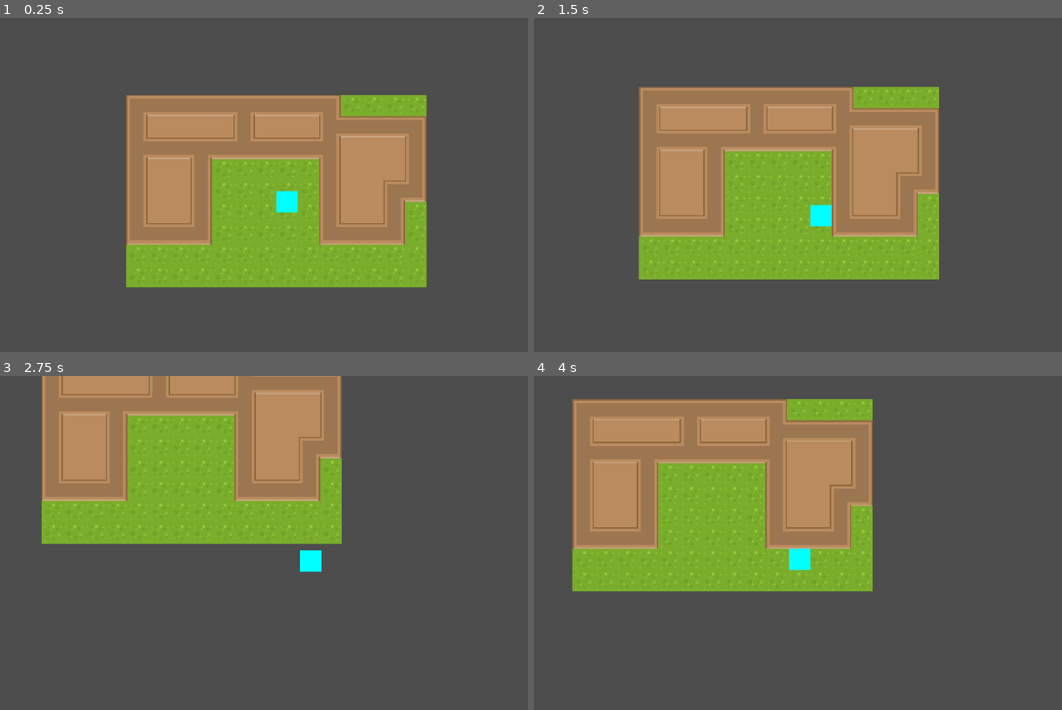
Above: before the commit, frames 1-4 (two rows, left to right).
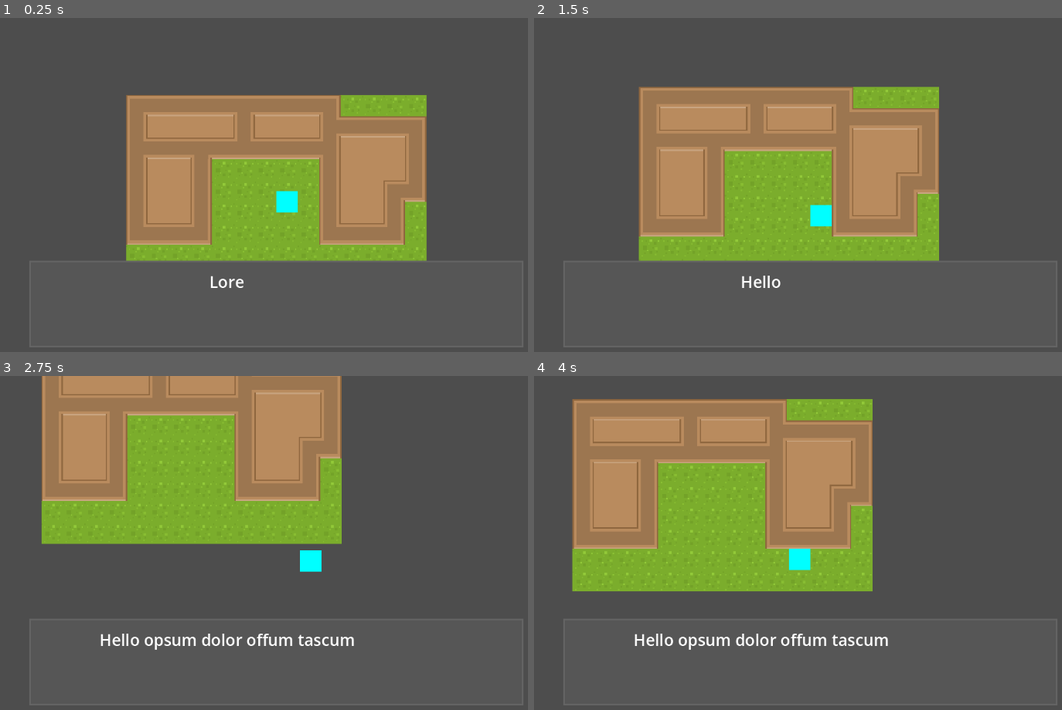
Above: after the commit, the same moments.

Repository: RieBi/tales-of-the-wild
Game: Godot game, scene res://scenes/levels/test_level.tscn
The game is run twice, just before and just after one commit, with the same random seed, the same clock (stepped at 60 frames per second) and the same inputs.
Inputs:
- Up to frame 1 (0.25 s): no input
- Up to frame 2 (1.5 s): hold D (move_right) 0.53-1.28 s; hold S (move_down) from 1.28 s (still down)
- Up to frame 3 (2.75 s): release S (move_down) at 2.03 s; hold D (move_right) from 2.03 s (still down)
- Up to frame 4 (4 s): release D (move_right) at 2.78 s; hold W (move_up) 2.78-3.53 s; hold A (move_left) from 3.53 s (still down)

The runs differ from the first frame. In frame 1, 4.6% of the frame differs, in the area x 23-81%, y 72-81%; in frame 2, 3.4%; in frame 3, 0.8%; in frame 4, 0.8%.

Commit message:
Add basic dialogue show system

Diff:
--- /dev/null
+++ b/assets/themes/new_theme.tres
@@ -0,0 +1,12 @@
+[gd_resource type="Theme" load_steps=2 format=3 uid="uid://2nw2ba50osyh"]
+
+[sub_resource type="StyleBoxFlat" id="StyleBoxFlat_tpn8q"]
+bg_color = Color(0.339095, 0.339095, 0.339095, 1)
+border_width_left = 3
+border_width_top = 3
+border_width_right = 3
+border_width_bottom = 3
+border_color = Color(0.394353, 0.394353, 0.394353, 1)
+
+[resource]
+Panel/styles/panel = SubResource("StyleBoxFlat_tpn8q")
--- /dev/null
+++ b/mechanics/dialogue_helper.gd
@@ -0,0 +1,40 @@
+extends Node
+class_name DialogueHelper
+
+static var dialogue_box: DialogueBox
+
+static var dialogue_playing: bool = false
+static var dialogue_sequence: Array[String] = []
+
+static func is_dialogue_playing(): return dialogue_playing
+
+static func set_player(player: PlayerBase) -> void:
+	dialogue_box = player.get_node("UI/DialogueBox")
+	dialogue_box.slow_ended.connect(play_dialogue_from_sequence)
+	play_demo_dialogue()
+
+static func play_dialogue(dialogue_id: String) -> void:
+	play_dialogue_sequence([dialogue_id])
+
+static func play_dialogue_sequence(dialogue_ids: Array[String]):
+	dialogue_sequence.clear()
+	for i in dialogue_ids:
+		dialogue_sequence.append(dialogues_data[i])
+	play_dialogue_from_sequence()
+
+static func play_dialogue_from_sequence() -> void:
+	if dialogue_sequence.size() == 0:
+		return
+	dialogue_box.clear_text()
+	dialogue_box.set_text_slow(dialogue_sequence.pop_front())
+
+static func play_demo_dialogue() -> void:
+	play_dialogue_sequence(["demo_1", "demo_2"])
+
+static var dialogues_data = {
+	"demo_1": "Lorem ipsum dolor tahnum",
+	"demo_2": "Hello opsum dolor offum tascum",
+	"demo_long_1": "I'd say it depends; depends on whether you want an animation, whether you want collision shapes to change, etc.
+You might end up using more than 1 technique to fully animate the entity
+Matheff — Today at 1:52 PM",
+}
--- a/scenes/characters/player/player_base.gd
+++ b/scenes/characters/player/player_base.gd
@@ -1,9 +1,10 @@
 extends CharacterBody2D
-
+class_name PlayerBase
 
 @export var speed: int
 
-
+func _ready() -> void:
+	DialogueHelper.set_player(self)
 
 func _physics_process(delta: float) -> void:
 	# Get the input direction and handle the movement/deceleration.
--- a/scenes/characters/player/player_base.tscn
+++ b/scenes/characters/player/player_base.tscn
@@ -1,6 +1,7 @@
-[gd_scene load_steps=3 format=3 uid="uid://5iaw2tucntq"]
+[gd_scene load_steps=4 format=3 uid="uid://5iaw2tucntq"]
 
 [ext_resource type="Script" path="res://scenes/characters/player/player_base.gd" id="1_w282u"]
+[ext_resource type="PackedScene" uid="uid://brbx38h4qrakm" path="res://scenes/dialogue/dialogue_box.tscn" id="2_blsti"]
 
 [sub_resource type="RectangleShape2D" id="RectangleShape2D_ooma7"]
 size = Vector2(16, 16)
@@ -21,3 +22,7 @@
 [node name="Camera2D" type="Camera2D" parent="."]
 zoom = Vector2(2.5, 2.5)
 position_smoothing_enabled = true
+
+[node name="UI" type="Node" parent="."]
+
+[node name="DialogueBox" parent="UI" instance=ExtResource("2_blsti")]
--- /dev/null
+++ b/scenes/dialogue/dialogue_box.gd
@@ -0,0 +1,31 @@
+extends CanvasLayer
+class_name DialogueBox
+
+@export var text_label: RichTextLabel
+@export var slow_timer: Timer
+
+const CENTER_KEYWORD := "[center]"
+signal slow_ended
+var slow_string = ""
+var slow_index = 0
+var slow_size = 1
+
+func set_text(text: String):
+	text_label.text = CENTER_KEYWORD + text
+
+func set_text_slow(text: String):
+	text_label.text = CENTER_KEYWORD
+	slow_string = text
+	slow_index = 0
+	slow_timer.start()
+
+func clear_text() -> void:
+	text_label.text = ""
+	slow_timer.stop()
+
+func _on_slow_text_timer_timeout() -> void:
+	text_label.text += slow_string.substr(slow_index, slow_size)
+	slow_index += slow_size
+	if slow_index >= slow_string.length():
+		slow_timer.stop()
+		slow_ended.emit()
--- /dev/null
+++ b/scenes/dialogue/dialogue_box.tscn
@@ -0,0 +1,36 @@
+[gd_scene load_steps=3 format=3 uid="uid://brbx38h4qrakm"]
+
+[ext_resource type="Script" path="res://scenes/dialogue/dialogue_box.gd" id="1_14c7q"]
+[ext_resource type="Theme" uid="uid://2nw2ba50osyh" path="res://assets/themes/new_theme.tres" id="1_m4a4d"]
+
+[node name="DialogueBox" type="CanvasLayer" node_paths=PackedStringArray("text_label", "slow_timer")]
+script = ExtResource("1_14c7q")
+text_label = NodePath("Panel/RichTextLabel")
+slow_timer = NodePath("Panel/RichTextLabel/SlowTextTimer")
+
+[node name="Panel" type="Panel" parent="."]
+anchors_preset = -1
+anchor_left = 0.1
+anchor_top = 0.7
+anchor_right = 0.9
+anchor_bottom = 0.95
+grow_horizontal = 2
+grow_vertical = 0
+theme = ExtResource("1_m4a4d")
+
+[node name="RichTextLabel" type="RichTextLabel" parent="Panel"]
+layout_mode = 0
+offset_left = 21.0
+offset_top = 18.0
+offset_right = 717.0
+offset_bottom = 146.0
+theme_override_font_sizes/normal_font_size = 30
+theme_override_font_sizes/bold_font_size = 30
+bbcode_enabled = true
+text = "[center]Hello, this text[b]qqq[/b]"
+scroll_active = false
+
+[node name="SlowTextTimer" type="Timer" parent="Panel/RichTextLabel"]
+wait_time = 0.05
+
+[connection signal="timeout" from="Panel/RichTextLabel/SlowTextTimer" to="." method="_on_slow_text_timer_timeout"]
